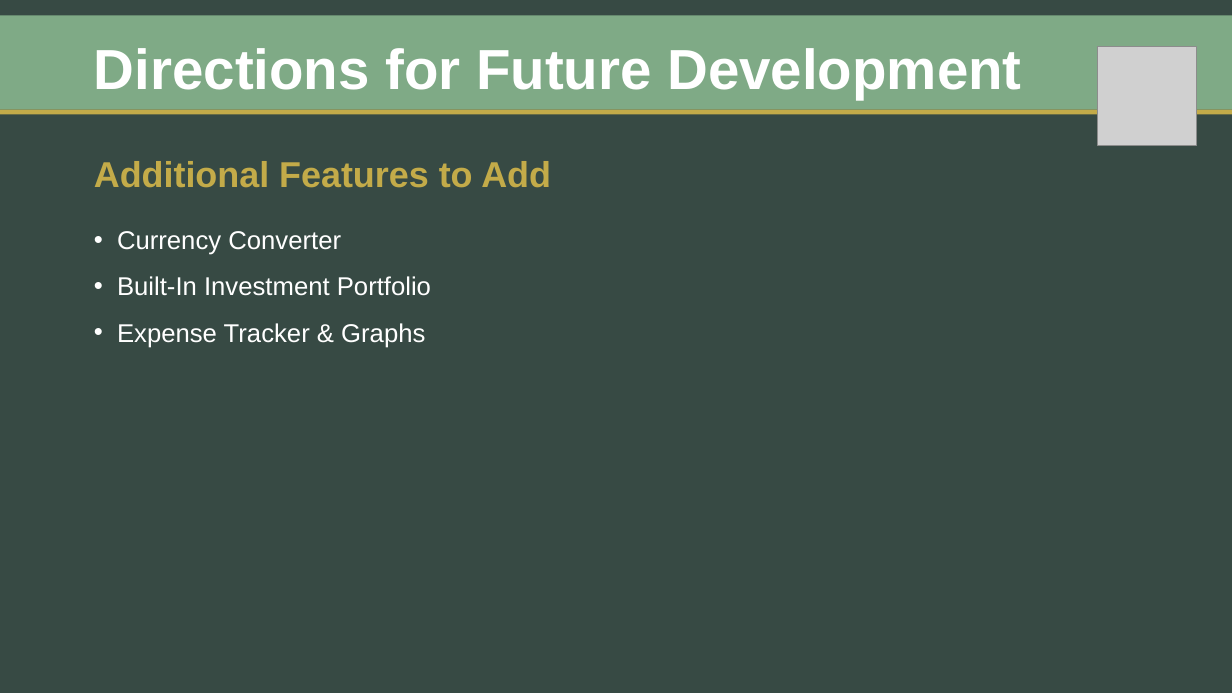
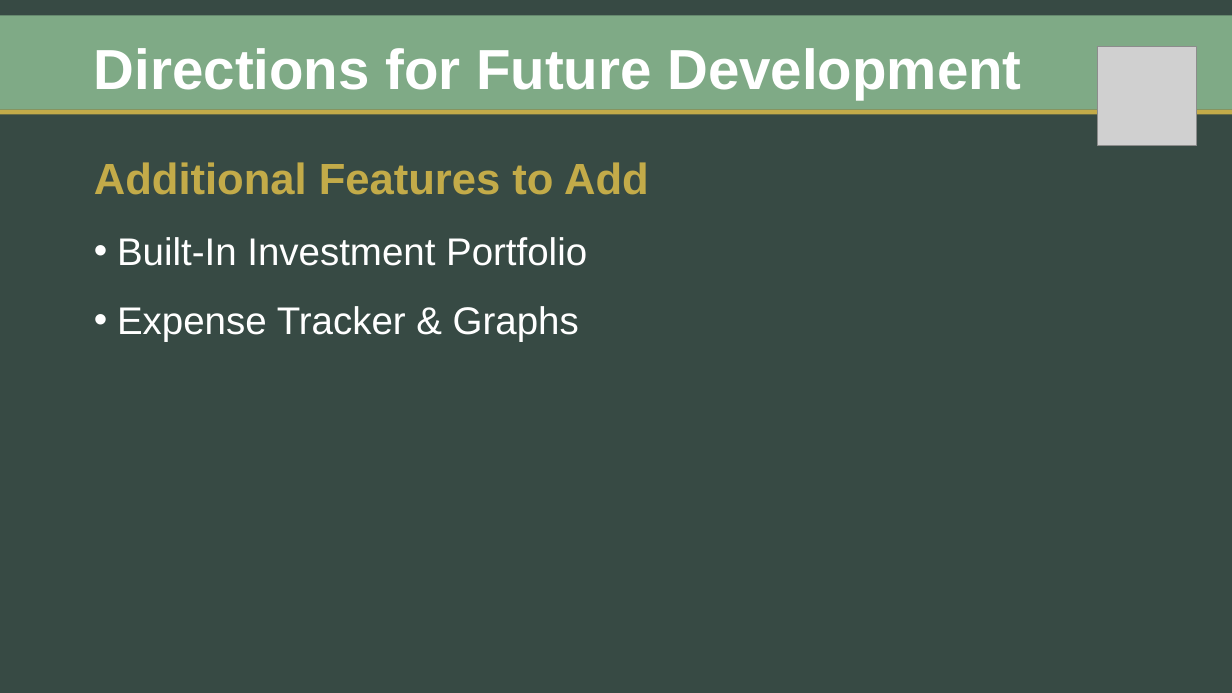
Before and after one commit to zibrahim2046/Project2, a slide deck: slide 7 of FACIA-Presentation.pptx. Drawn at 1232x693 pixels with LibreOffice and Linux fonts; fonts in the diff are those of the drawing; grey boxes stand for pictures. Boxes give left, top, right and bottom in pixels: in the first picture for what was removed or moved away, otherwise in the second. Text is boxed around its words. In the diff, an @@ line names an element or a change of style, - is before the commit and + after.

```diff
--- a/FACIA-Presentation.pptx
+++ b/FACIA-Presentation.pptx
@@ text "Additional Features to Add" at (x1=94, y1=162, x2=649, y2=342): size 28 to 34 pt in "Additional Features to Add"; size 20 to 30 pt in "Built-In Investment Portfolio", "Expense Tracker & Graphs" @@
@@ text at (x1=117, y1=231, x2=341, y2=255): paragraph removed @@
-• Currency Converter
```
Also in this commit, not shown: 6 other slides changed, 5 other files.
